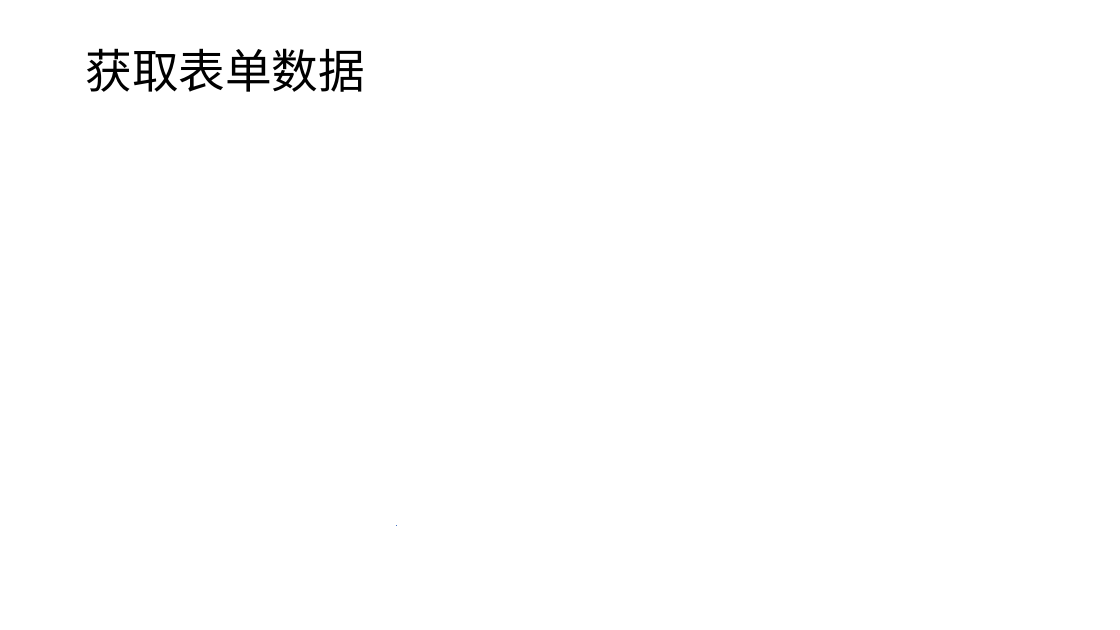
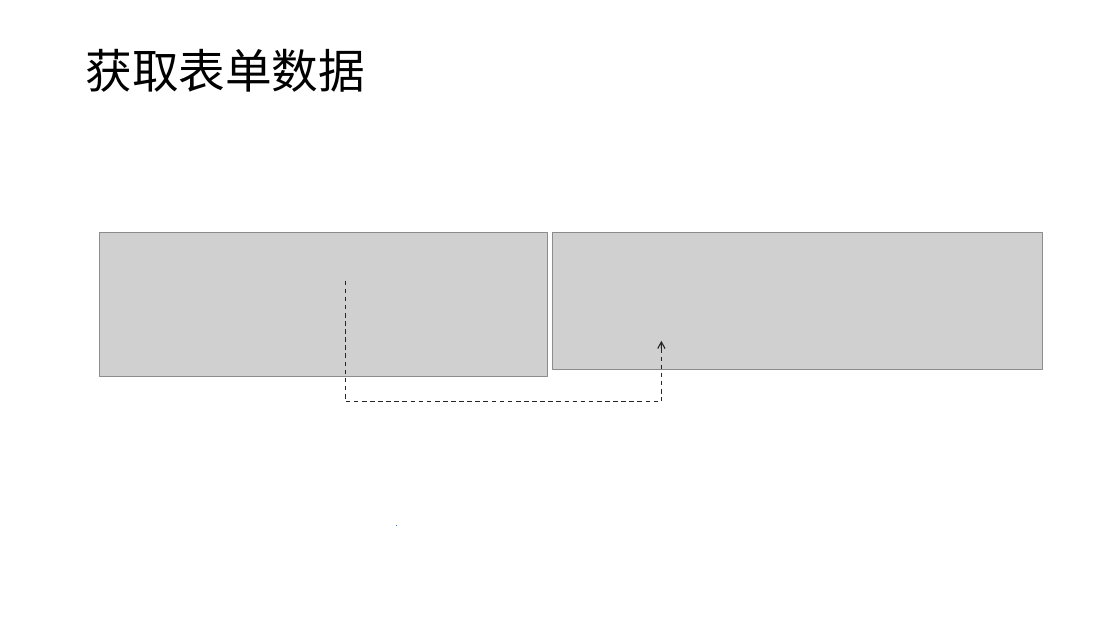
Before and after one commit to edu2act/course-wechat-and-miniprogram, a slide deck: slide 7 of materials/ch03/ch03-路由数据传递和组件使用.pptx. Drawn at 1120x630 pixels with LibreOffice and Linux fonts; fonts in the diff are those of the drawing; grey boxes stand for pictures. Boxes give left, top, right and bottom in pixels: in the first picture for what was removed or moved away, otherwise in the second. Text is boxed around its words. In the diff, an @@ line names an element or a change of style, - is before the commit and + after.

```diff
--- a/materials/ch03/ch03-路由数据传递和组件使用.pptx
+++ b/materials/ch03/ch03-路由数据传递和组件使用.pptx
@@ picture added at bbox=[100, 233, 548, 376] @@
@@ picture added at bbox=[553, 233, 1043, 370] @@
@@ line added from (346, 281) to (346, 402), #262626 1 pt dashed @@
@@ arrow added from (661, 402) to (661, 341), #262626 1 pt dashed @@
@@ line added from (346, 402) to (661, 402), #262626 1 pt dashed @@
```
Also in this commit, not shown: 3 other slides changed, 11 slides added, 10 slides removed, 6 other files.
